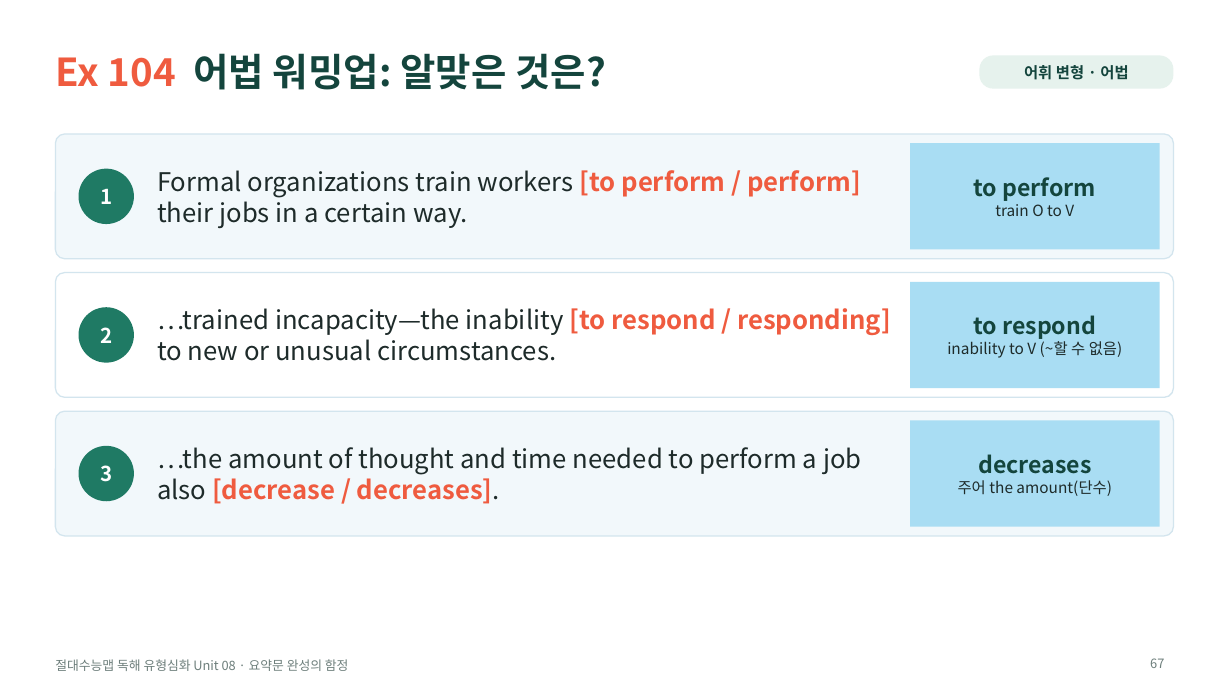
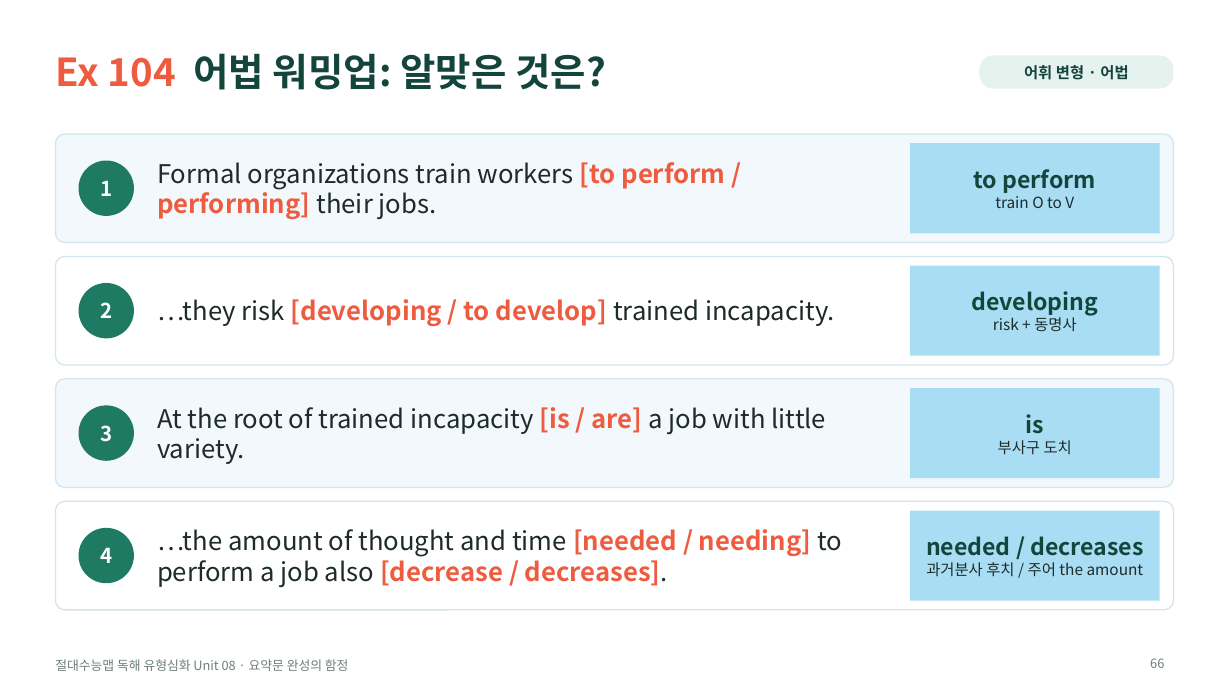
Before and after one commit to HUFSDavid/HUFSDavid, a slide deck: slide 66 of 절대수능맵_독해유형심화_Unit08_수업PPT.pptx (slide 67 before the commit). Drawn at 1232x693 pixels with LibreOffice and Linux fonts; fonts in the diff are those of the drawing. Boxes give left, top, right and bottom in pixels: in the first picture for what was removed or moved away, otherwise in the second. Text is boxed around its words. In the diff, an @@ line names an element or a change of style, - is before the commit and + after.

```diff
--- a/절대수능맵_독해유형심화_Unit08_수업PPT.pptx
+++ b/절대수능맵_독해유형심화_Unit08_수업PPT.pptx
@@ rounded rectangle: place and size @@
-rounded rectangle at (55,134,1174,259)
+rounded rectangle at (55,134,1174,243)
@@ rectangle "to perform": place and size @@
-rectangle "to perform" at (910,143,1160,250)
+rectangle "to perform" at (910,143,1160,233)
@@ ellipse "1": place and size @@
-ellipse "1" at (79,168,134,224)
+ellipse "1" at (79,161,134,216)
@@ text at (157,162,725,219): text changed @@
-Formal organizations train workers [to perform / perform] their jobs in a certain way.
+Formal organizations train workers [to perform / performing] their jobs.
@@ rounded rectangle: place and size @@
-rounded rectangle at (55,273,1174,397)
+rounded rectangle at (55,256,1174,365)
@@ rectangle "developing": place and size @@
-rectangle "developing" at (910,282,1160,388)
+rectangle "developing" at (910,266,1160,356)
@@ ellipse "2": place and size @@
-ellipse "2" at (79,308,134,363)
+ellipse "2" at (79,283,134,338)
@@ text at (157,299,834,326): text changed @@
-…trained incapacity—the inability [to respond / responding] to new or unusual circumstances.
+…they risk [developing / to develop] trained incapacity.
@@ text in rectangle at (971,291,1098,331): text changed; size 12 to 18 pt; text colour #1E2B2A to #14453D; bold on @@
-to respond
-inability to V (~할 수 없음)
+developing
+risk + 동명사
@@ proportions changed in 3 elements at (55,134,1174,243), (55,256,1174,365), (55,379,1174,488) @@
@@ rounded rectangle: place and size @@
-rounded rectangle at (55,411,1174,536)
+rounded rectangle at (55,379,1174,488)
@@ rectangle "is": place and size @@
-rectangle "is" at (910,421,1160,527)
+rectangle "is" at (910,388,1160,478)
@@ ellipse "3": place and size @@
-ellipse "3" at (79,446,134,502)
+ellipse "3" at (79,406,134,461)
@@ text added at (157,407,827,464), 20 pt, text #1E2B2A @@
+At the root of trained incapacity [is / are] a job with little variety.
@@ text in rectangle at (998,414,1072,455): text changed @@
-decreases
-주어 the amount(단수)
+is
+부사구 도치
@@ rounded rectangle added at (55,501,1174,610), fill #FFFFFF, outline #D3E5EE 1 pt @@
@@ ellipse added at (79,528,134,583), fill #1F7A64, 16 pt, text #FFFFFF, bold @@
+4
@@ text at (157,529,842,587): text changed @@
-…the amount of thought and time needed to perform a job also [decrease / decreases].
+…the amount of thought and time [needed / needing] to perform a job also [decrease / decreases].
@@ rectangle added at (910,511,1160,601), fill #A9DDF3, 12 pt, text #1E2B2A @@
+needed / decreases
+과거분사 후치 / 주어 the amount
@@ page number at (1150,658,1164,668): text changed @@
-67
+66
```
Also in this commit, not shown: 38 other slides changed, 16 slides added, 15 slides removed, 3 other files.
